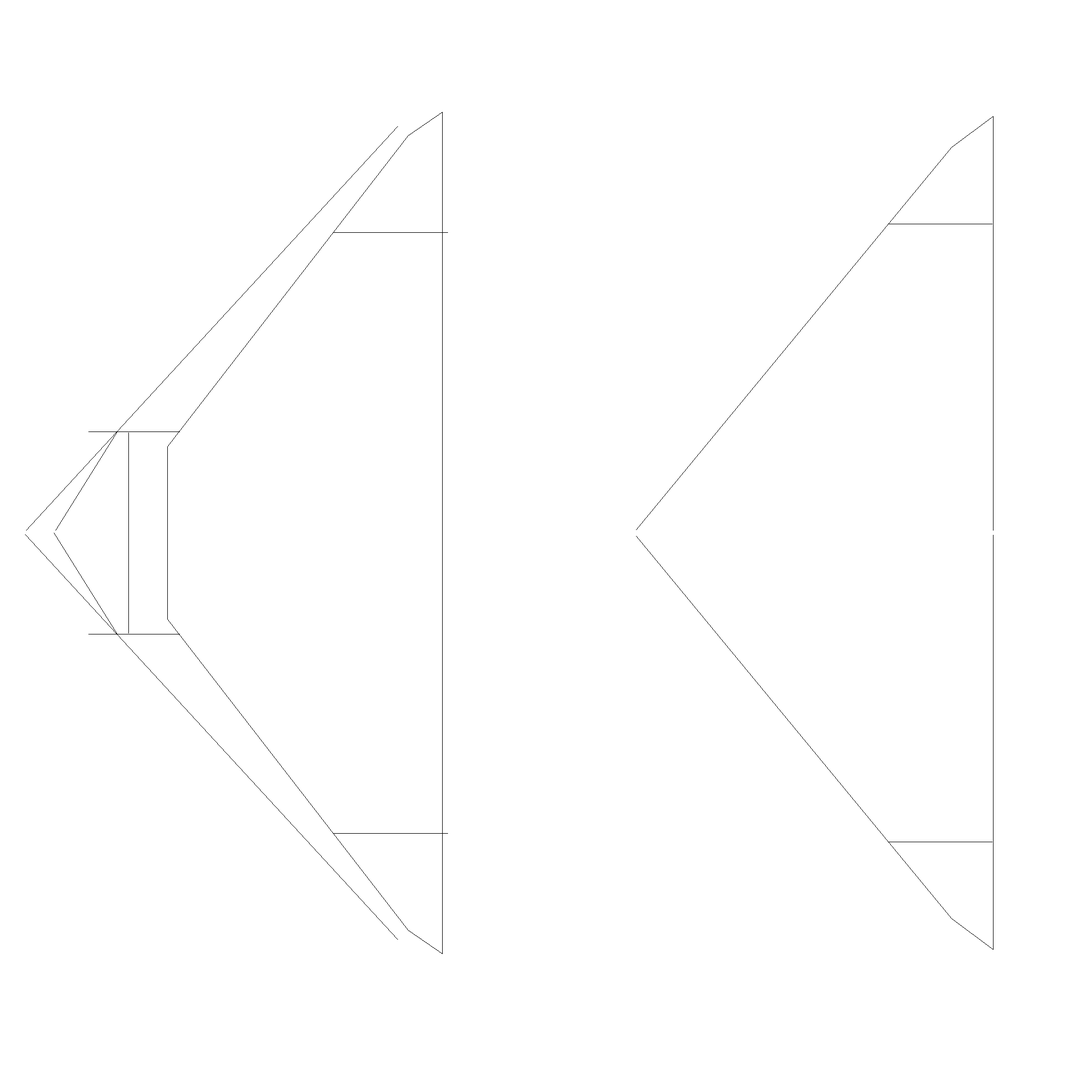
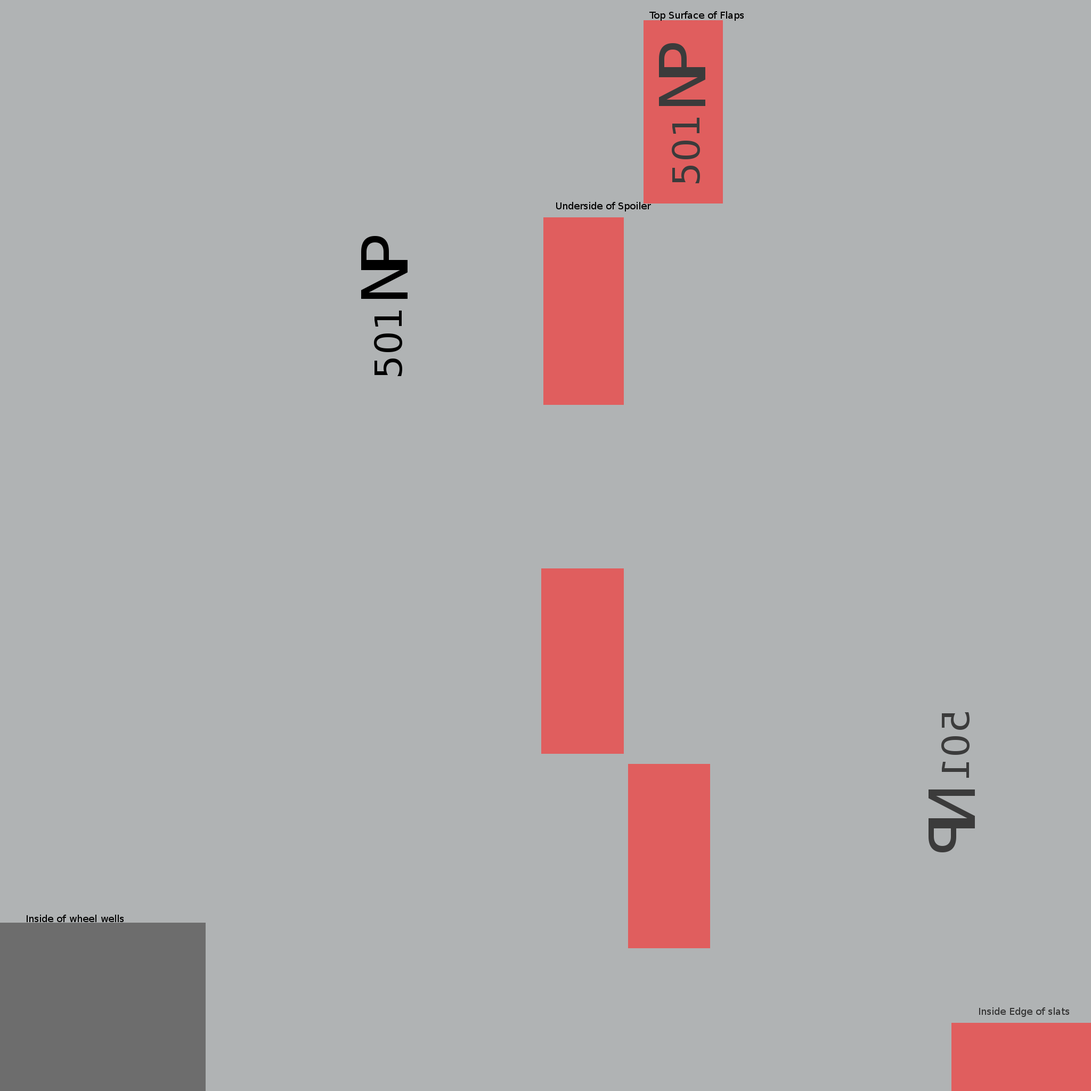
Layered file, before and after one edit (1091 × 1091). Changes by layer:
removed layer "HeightMap" over [0, 0, 1091, 1091]
removed layer "501" over [374, 310, 403, 377]
added layer "Labels" above "UV Map" over [26, 11, 1071, 1018]
renamed "NP" to "Markings", painted on it over [361, 43, 976, 853]
removed layer "Rendered SVG" over [0, 0, 1091, 1091]
painted on "Background" over [0, 20, 1091, 1091]
